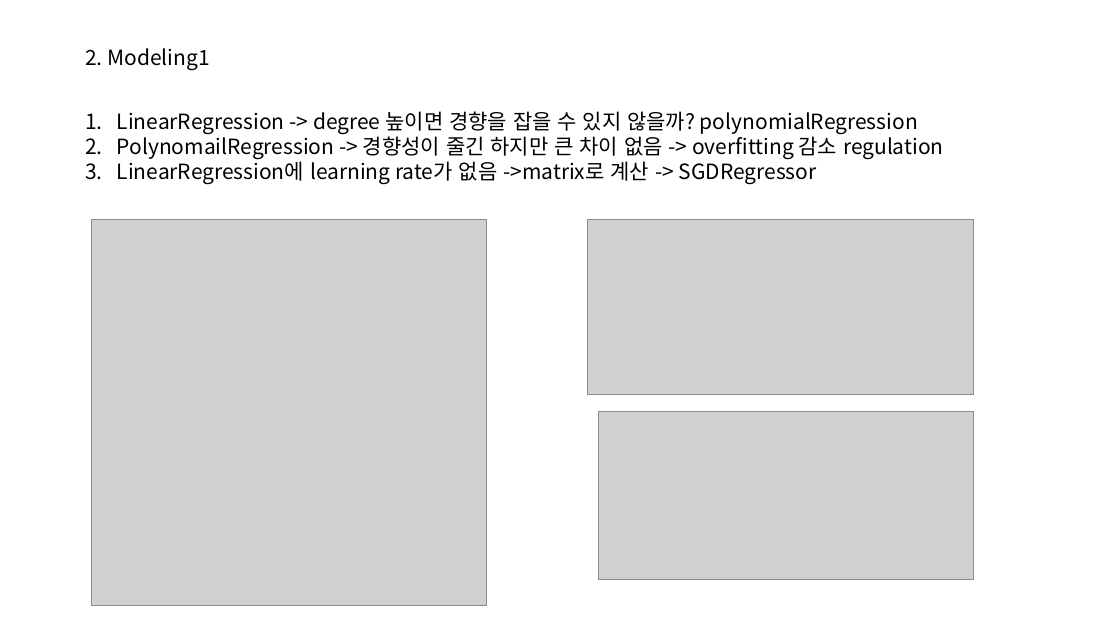
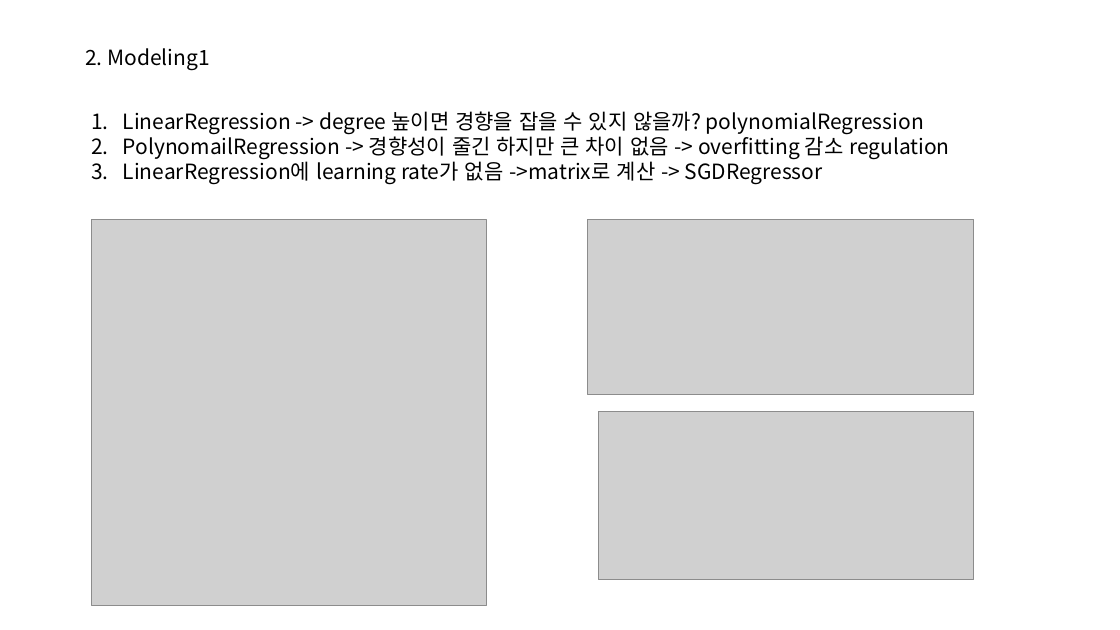
Before and after one commit to MostlyFor/kaggle-or-Dacon, a slide deck: slide 14 of 집값 예측 경진대회/집값 예측 경진대회 review.pptx. Drawn at 1120x630 pixels with LibreOffice and Linux fonts; fonts in the diff are those of the drawing; grey boxes stand for pictures. Boxes give left, top, right and bottom in pixels: in the first picture for what was removed or moved away, otherwise in the second. Text is boxed around its words. In the diff, an @@ line names an element or a change of style, - is before the commit and + after.

```diff
--- a/집값 예측 경진대회/집값 예측 경진대회 review.pptx
+++ b/집값 예측 경진대회/집값 예측 경진대회 review.pptx
@@ text "LinearRegression -> degree 높이면 경향을 ...": place and size @@
-text "LinearRegression -> degree 높이면 경향을 ..." at [117,111,944,185]
+text "LinearRegression -> degree 높이면 경향을 ..." at [123,111,950,185]
```
Also in this commit, not shown: 2 other slides changed.
